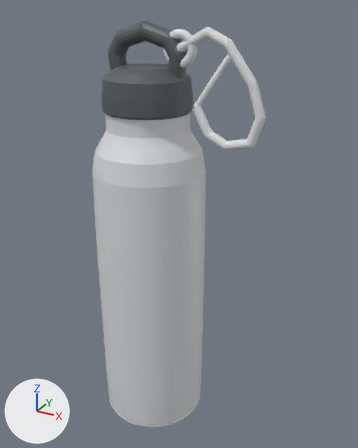
The glTF model site/models/bottle.glb, before and after one commit.
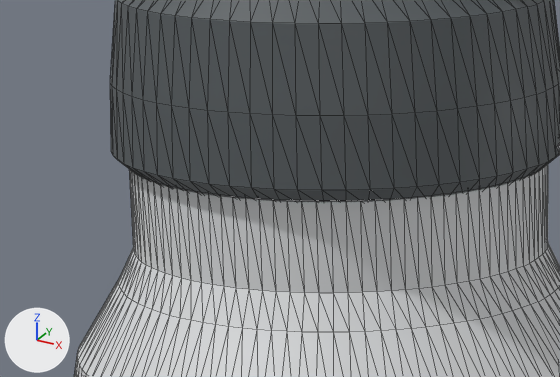
Each version appears first whole from a 50 mm lens placed at (2.0, -3.16, 2.03), pointed at (0.23, 0.07, 0.41), and next in a close-up on the part from 22% to 54% of the width and 18% to 35% of the height. Arrows for +X, +Y and +Z are at lower left; the lights stay in place. The first two pictures are the older version. The close-ups show mesh edges as thin lines. Where no turn or scale is listed for an object, it has been applied to the vertices. Vertices at exactly the same position are counted once.

Before the edit, the objects in view are built like this:
```python
me_bottle__mesh000 = bpy.data.meshes.new('bottle__mesh000')
me_bottle__mesh000.from_pydata(...)  # 1154 vertices, 2304 faces; spans x -0.45..0.45, y -0.45..0.45, z -1.42..1.38
me_bottle__mesh000.materials.append(mat_defaultmaterial)
me_bottle__mesh004 = bpy.data.meshes.new('bottle__mesh004')
me_bottle__mesh004.from_pydata(...)  # 563 vertices, 1136 faces; spans x 0.264..0.924, y -0.049..0.019, z 1.096..1.904
me_bottle__mesh004.materials.append(mat_defaultmaterial_004)
me_bottle__mesh005 = bpy.data.meshes.new('bottle__mesh005')
me_bottle__mesh005.from_pydata(...)  # 26 vertices, 48 faces; spans x 0.394..0.666, y -0.035..0.005, z 1.369..1.741
me_bottle__mesh005.materials.append(mat_defaultmaterial_005)
ob_bottle__n000 = bpy.data.objects.new('bottle__n000', me_bottle__mesh000)
ob_bottle__n000.location = (0.0, 0.0, 0.0)
ob_bottle__n004 = bpy.data.objects.new('bottle__n004', me_bottle__mesh004)
ob_bottle__n004.location = (0.0, 0.0, 0.0)
ob_bottle__n005 = bpy.data.objects.new('bottle__n005', me_bottle__mesh005)
ob_bottle__n005.location = (0.0, 0.0, 0.0)
# also in view: 'bottle__n002' at (0.0, 0.0, 1.46)
```
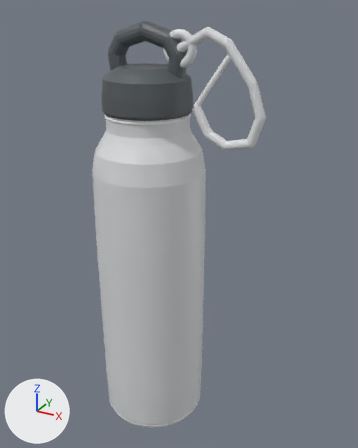
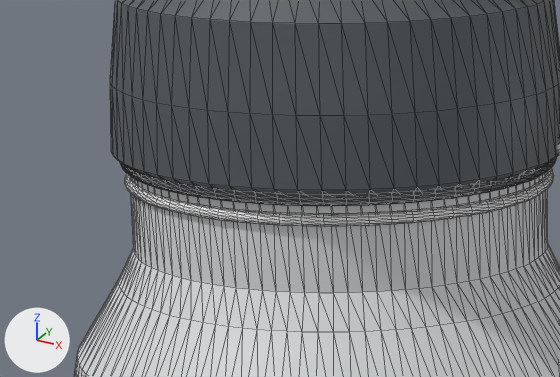
The change, as a list of edits to the scene's bpy script:
```text
Change me_bottle__mesh004:
    used by ob_bottle__n004; location = (0.0, 0.0, 0.0)
    remove me_bottle__mesh004.from_pydata(...)  # 563 vertices, 1136 faces; spans x 0.264..0.924, y -0.049..0.019, z 1.096..1.904
    add me_bottle__mesh004.from_pydata(...)  # 768 vertices, 1536 faces; spans x -0.328..0.328, y -0.328..0.328, z 1.303..1.327
    me_bottle__mesh004 part 1: 563 vertices removed from x 0.264..0.924, y -0.049..0.019, z 1.096..1.904; 768 vertices added at x -0.328..0.328, y -0.328..0.328, z 1.303..1.327, forming a torus around z (ring radius 0.316, tube radius 0.012)
Change me_bottle__mesh005:
    used by ob_bottle__n005; location = (0.0, 0.0, 0.0)
    remove me_bottle__mesh005.from_pydata(...)  # 26 vertices, 48 faces; spans x 0.394..0.666, y -0.035..0.005, z 1.369..1.741
    add me_bottle__mesh005.from_pydata(...)  # 768 vertices, 1536 faces; spans x -0.323..0.323, y -0.323..0.323, z 1.274..1.292
    me_bottle__mesh005 part 2: 26 vertices removed from x 0.394..0.666, y -0.035..0.005, z 1.369..1.741; 768 vertices added at x -0.323..0.323, y -0.323..0.323, z 1.274..1.292, forming a torus around z (ring radius 0.314, tube radius 0.009)
```

Changed parts and their boxes [x1, y1, x2, y2] in the close-ups (560 x 377 px):
'bottle__n005', reshaped (not visible before)
    after: [125, 168, 554, 227]
'bottle__n004', reshaped
    before: [557, 144, 560, 154]
    after: [120, 157, 557, 206]
